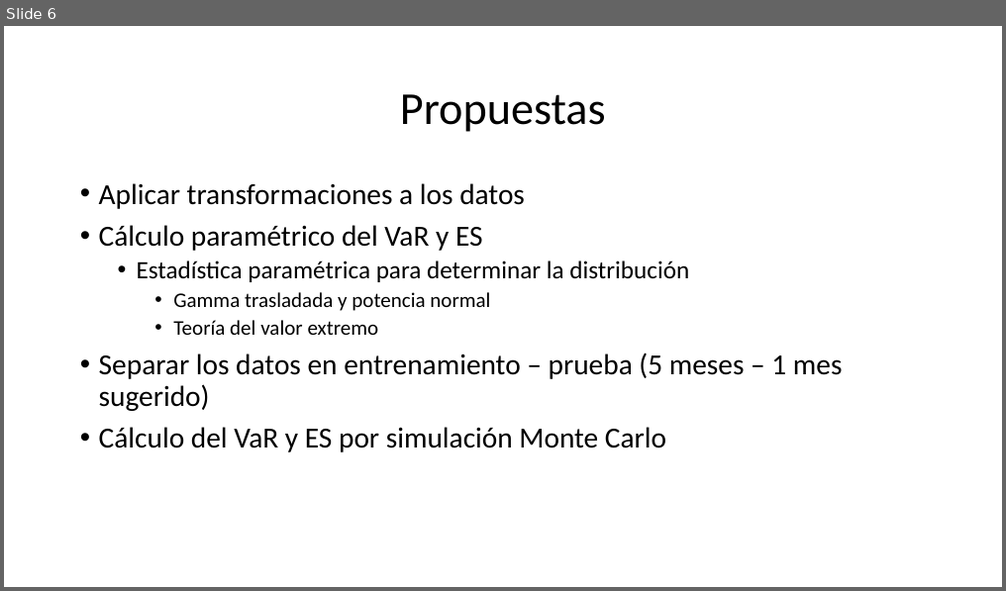
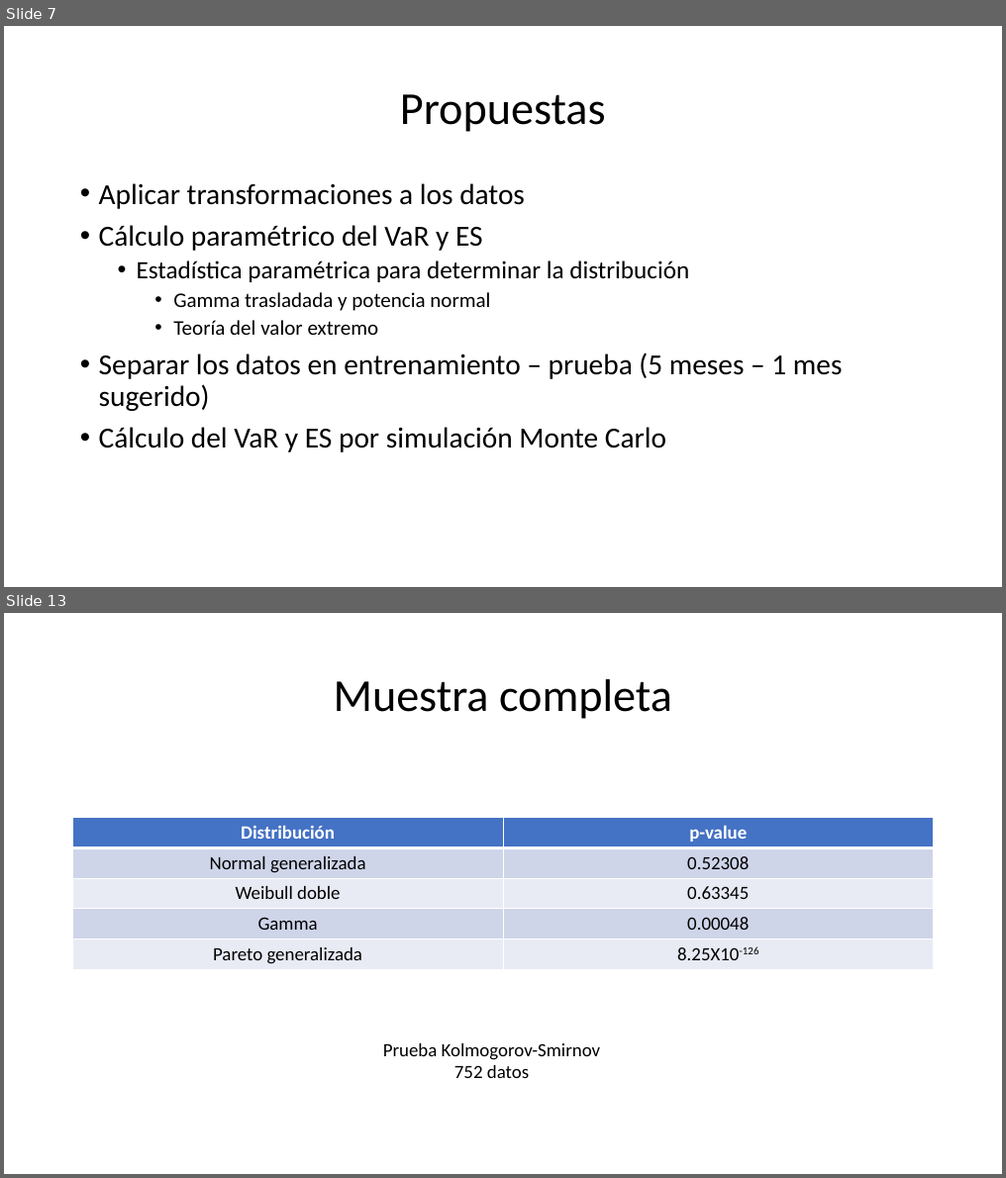
Before and after one commit to EstebanLSCR/Codigo-proyecto, a slide deck: Presentación proyecto.pptx. Shown one above the other, each under a label of ours: slide 6 before the commit, slides 7 and 13 after it; the slides between them are not shown. The pictures are 1006x591 and 1006x1178 pixels, drawn with LibreOffice and Linux fonts; fonts in the diff are those of the drawing. Boxes give left, top, right and bottom in pixels: in the first picture for what was removed or moved away, otherwise in the second. Text is boxed around its words. In the diff, an @@ line names an element or a change of style, - is before the commit and + after.

```diff
--- a/Presentación proyecto.pptx
+++ b/Presentación proyecto.pptx
@@ slide 13 added at (x1=4, y1=613, x2=1002, y2=1174), background #FFFFFF @@
@@ title added at (x1=334, y1=679, x2=672, y2=719), 44 pt, text #000000 @@
+Muestra completa
@@ table added at (x1=73, y1=818, x2=934, y2=970), 5 rows, 2 columns @@
+Distribución | p-value
+Normal generalizada | 0.52308
+Weibull doble | 0.63345
+Gamma | 0.00048
+Pareto generalizada | 8.25X10-126
@@ text added at (x1=383, y1=1044, x2=601, y2=1078), 18 pt, text #000000 @@
+Prueba Kolmogorov-Smirnov
+752 datos
@@ what was slide 6 is now slide 7 @@
```
Also in this commit, not shown: 2 slides changed, 11 other slides added, 7 other files.
